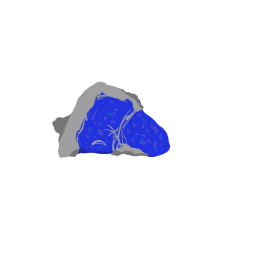
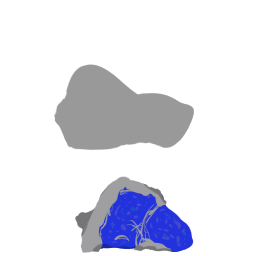
Revision of a layered (256, 256) image; what changed, layer by layer:
added group "Mine" with 1 layers above "Thari" over [52, 64, 194, 192]
added layer "Paint Layer 5" in group "Mine" over [52, 64, 194, 192]
added group "Thari" with 4 layers above "Background" over [52, 64, 194, 253]
moved "Paint Layer 4" into group "Thari", painted on it over [64, 64, 194, 253]
moved "Paint Layer 3" into group "Thari", painted on it over [52, 64, 194, 253]
moved "Paint Layer 2" into group "Thari", painted on it over [52, 64, 194, 253]
moved "Paint Layer 1" into group "Thari", painted on it over [52, 64, 194, 253]
